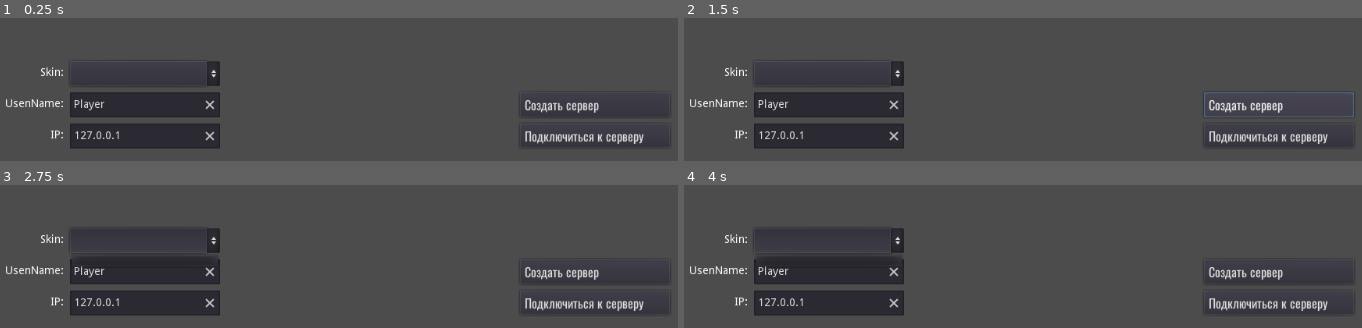
Above: before the commit, frames 1-4 (two rows, left to right).
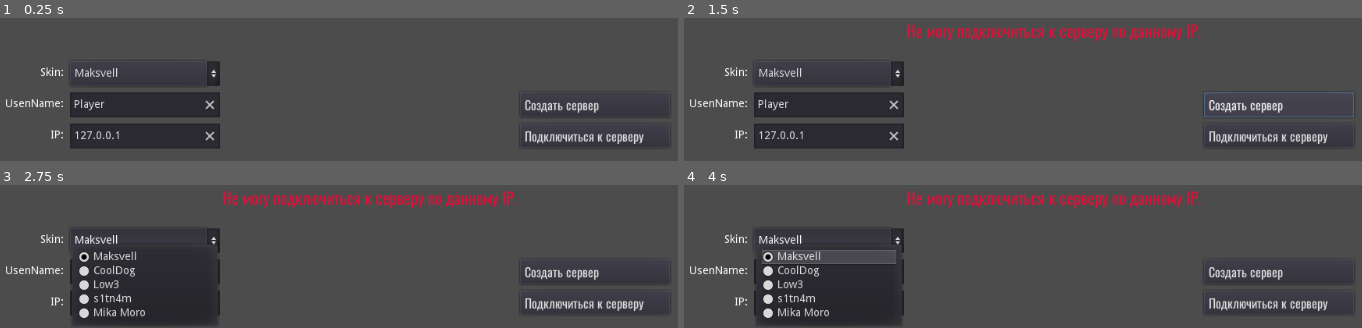
Above: after the commit, the same moments.

Repository: affirVega/IslandFighter
Game: Godot game, scene res://Scenes/Menu.tscn
The game is run twice, just before and just after one commit, with the same random seed, the same clock (stepped at 60 frames per second) and the same inputs.
Inputs (mouse positions are in pixels of both pictures, inside the frame that each line leads up to):
- Up to frame 1 (0.25 s): no input
- Up to frame 2 (1.5 s): click "Подключиться к серверу" at 0.5 s; click "Создать сервер" at 1.25 s
- Up to frame 3 (2.75 s): click (142, 240) at 2 s
- Up to frame 4 (4 s): tap Enter at 2.75 s; move the mouse to (outside the picture) at 2.77 s; hold D (player_right) 2.78-3.53 s; click (outside the picture) at 2.85 s; tap Space (player_jump) at 3.02, 3.5, 3.77 s; move the mouse to (outside the picture) at 3.52 s; hold S (player_backward) from 3.53 s (still down); click (outside the picture) at 3.6 s

The runs differ from the first frame. In frame 1, 0.2% of the frame differs, in the area x 11-18%, y 34-42%; in frame 2, 2.2%; in frame 3, 5.8%; in frame 4, 6.8%, in the area x 10-77%, y 4-98%.
Error before the commit: Parse Error: Can't preload resource at path: res://Scenes/Main.tscn (res://Scripts/Menu.gd:49)

Commit message:
Change default level to Level_0

Diff:
--- a/Scenes/Level_0.tscn
+++ b/Scenes/Level_0.tscn
@@ -21,8 +21,10 @@
 [ext_resource path="res://Assets/Library/shield_2.tscn" type="PackedScene" id=19]
 [ext_resource path="res://Assets/Library/painting.tscn" type="PackedScene" id=20]
 [ext_resource path="res://Assets/Library/flowerbed.tscn" type="PackedScene" id=21]
+[ext_resource path="res://Scripts/PlayerSpawner.gd" type="Script" id=22]
 
 [node name="Level_0" type="Spatial"]
+script = ExtResource( 22 )
 
 [node name="floor_room" type="Node" parent="."]
 
@@ -2113,3 +2115,9 @@
 __meta__ = {
 "_edit_lock_": true
 }
+
+[node name="PlayerSpawner1" type="Position3D" parent="."]
+transform = Transform( 1, 0, 0, 0, 1, 0, 0, 0, 1, -1.35779, 0.235094, 0.507682 )
+
+[node name="PlayerSpawner2" type="Position3D" parent="."]
+transform = Transform( 1, 0, 0, 0, 1, 0, 0, 0, 1, 15.6986, 0.235094, 5.12149 )
--- a/Scripts/Menu.gd
+++ b/Scripts/Menu.gd
@@ -46,7 +46,7 @@
 
 func _connected(client_id):
 	Singleton.user_id = client_id
-	var game = preload("res://Scenes/Main.tscn").instance()
+	var game = preload("res://Scenes/Level_0.tscn").instance()
 	get_tree().get_root().add_child(game)
 	hide()
 
Not shown: 1 places in Scenes/Level_0.tscn that only renumber resources
Not shown, changed: IslandFighter.pck
